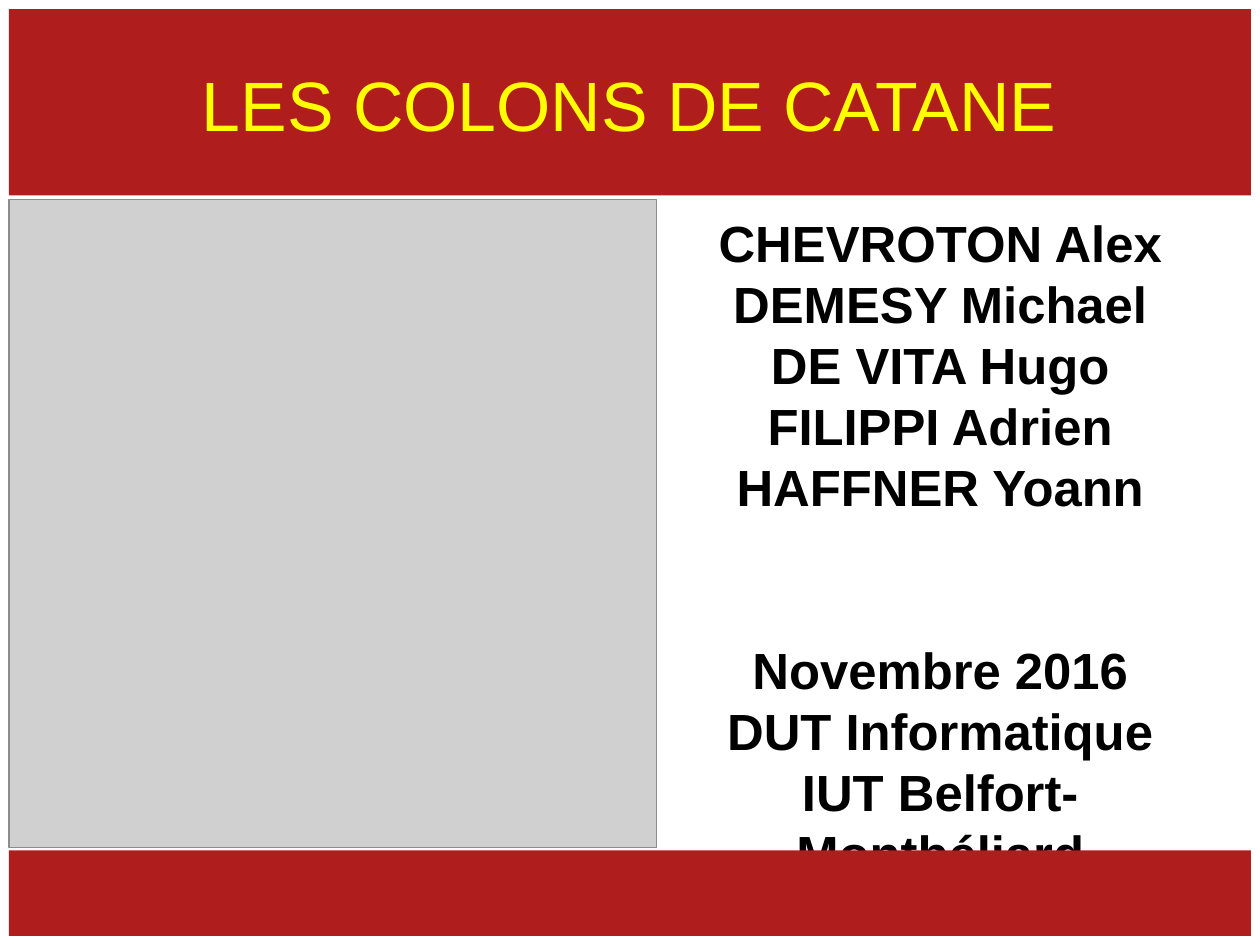
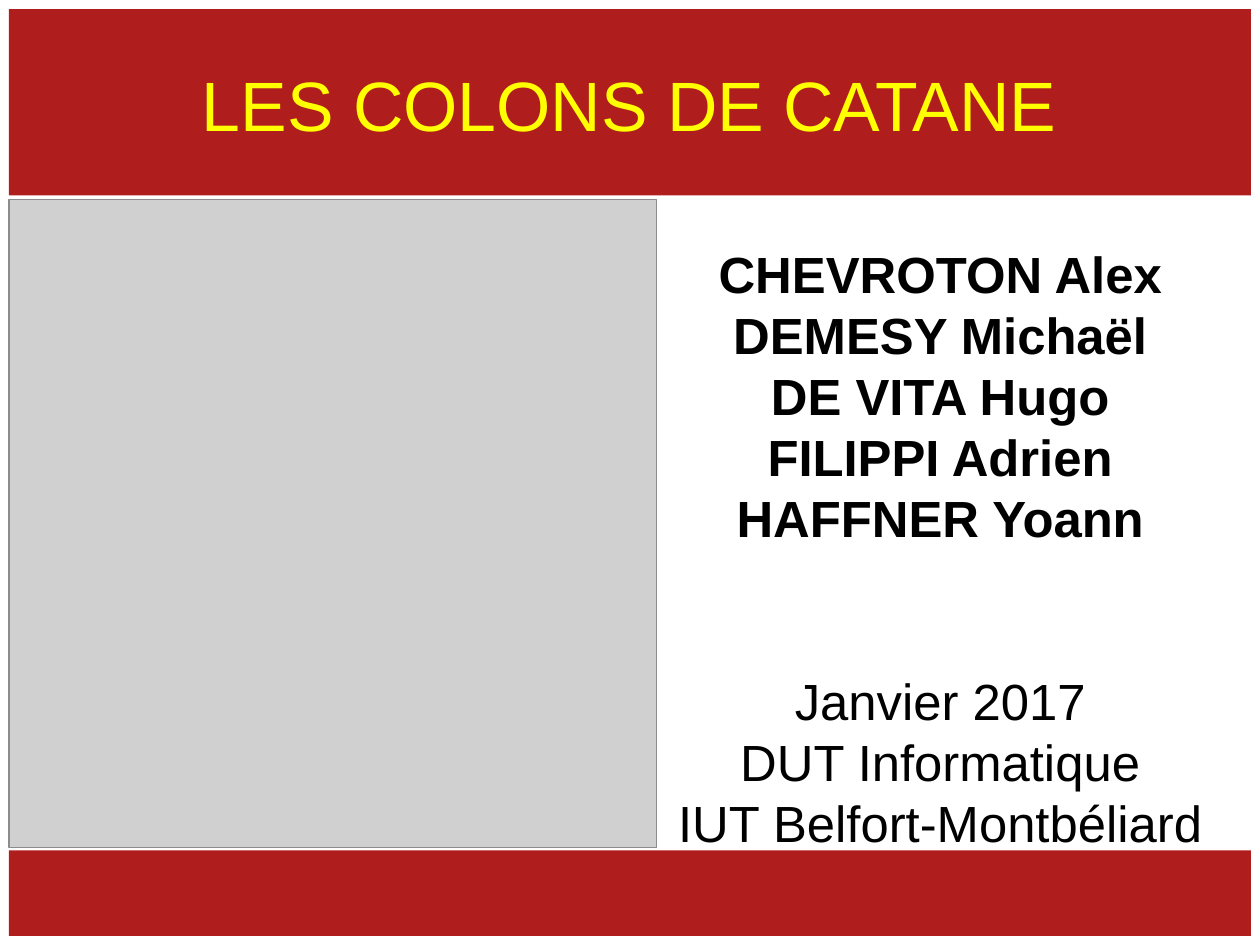
Before and after one commit to PlatypusPT/Les-colons-de-Catane, a slide deck: slide 1 of Les colons de Catane.odp. Drawn at 1260x945 pixels with LibreOffice and Linux fonts; fonts in the diff are those of the drawing; grey boxes stand for pictures. Boxes give left, top, right and bottom in pixels: in the first picture for what was removed or moved away, otherwise in the second. Text is boxed around its words. In the diff, an @@ line names an element or a change of style, - is before the commit and + after.

```diff
--- a/Les colons de Catane.odp
+++ b/Les colons de Catane.odp
@@ subtitle at bbox=[733, 317, 1147, 355]: text changed @@
-DEMESY Michael
+DEMESY Michaël
@@ subtitle at bbox=[795, 683, 1086, 721]: text changed; bold off @@
-Novembre 2016
+Janvier 2017
@@ subtitle at bbox=[678, 744, 1202, 852]: bold off in "DUT Informatique", "IUT Belfort-Montbéliard" @@
```
Also in this commit, not shown: 2 other slides changed, 5 other files.
